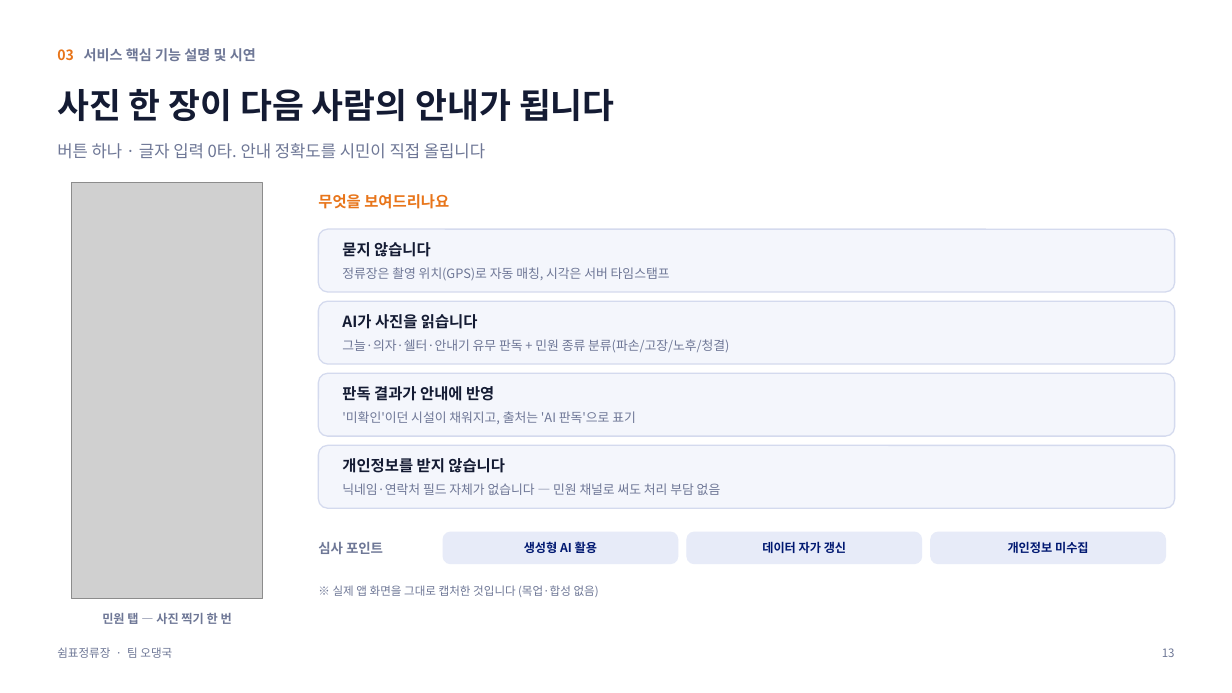
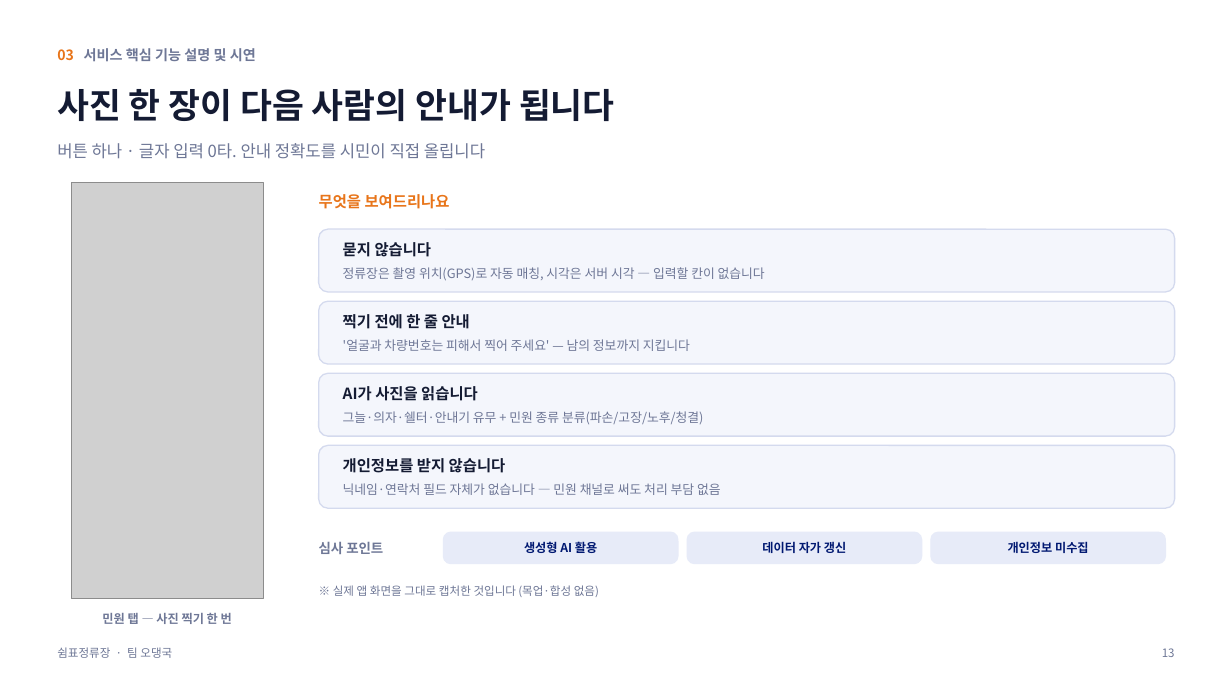
Before and after one commit to less82/chuncheon-busstop, a slide deck: slide 13 of 쉼표정류장_발표자료_팀오댕국_v2.pptx. Drawn at 1232x693 pixels with LibreOffice and Linux fonts; fonts in the diff are those of the drawing; grey boxes stand for pictures. Boxes give left, top, right and bottom in pixels: in the first picture for what was removed or moved away, otherwise in the second. Text is boxed around its words. In the diff, an @@ line names an element or a change of style, - is before the commit and + after.

Commit message:
흐름 연결 화살표(↓) 표기로 롤백

```diff
--- a/쉼표정류장_발표자료_팀오댕국_v2.pptx
+++ b/쉼표정류장_발표자료_팀오댕국_v2.pptx
@@ text at (343, 267, 765, 280): text changed @@
-정류장은 촬영 위치(GPS)로 자동 매칭, 시각은 서버 타임스탬프
+정류장은 촬영 위치(GPS)로 자동 매칭, 시각은 서버 시각 — 입력할 칸이 없습니다
@@ text added at (343, 312, 470, 332), 12 pt, text #141B33, bold @@
+찍기 전에 한 줄 안내
@@ text added at (343, 339, 690, 351), 10 pt, text #6E7796 @@
+'얼굴과 차량번호는 피해서 찍어 주세요' — 남의 정보까지 지킵니다
@@ text removed at (342, 386, 494, 401) @@
-판독 결과가 안내에 반영
@@ text "AI가 사진을 읽습니다": place and size @@
-text "AI가 사진을 읽습니다" at (342, 314, 478, 329)
+text "AI가 사진을 읽습니다" at (343, 386, 478, 401)
@@ text removed at (342, 411, 636, 424) @@
-'미확인'이던 시설이 채워지고, 출처는 'AI 판독'으로 표기
@@ text at (343, 411, 703, 424): text changed @@
-그늘·의자·쉘터·안내기 유무 판독 + 민원 종류 분류(파손/고장/노후/청결)
+그늘·의자·쉘터·안내기 유무 + 민원 종류 분류(파손/고장/노후/청결)
```
Also in this commit, not shown: 4 other slides changed, 15 other files.
